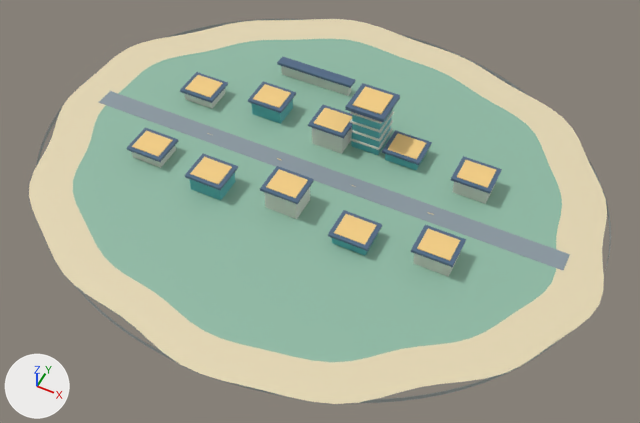
Before and after pictures for a commit that changed the glTF model frontend/public/models/east-island/near.glb.
The view is the same before and after, from a 50 mm camera at (3973.0, -1651.0, 1861.0) aimed at (3218.0, -141.0, -26.0). Lighting does not change. The marker at lower left points along +X, +Y and +Z. The older version comes first. Vertices at exactly the same position are counted once.

The first picture shows 'Batched Ink blue architecture', 'Batched Jade glass architecture', 'Batched Pale stone architecture', 'Batched Sun gold architecture', 'CoastCliff', 'EastIslandTerrain', 'Island avenue', 'Signal tower'.
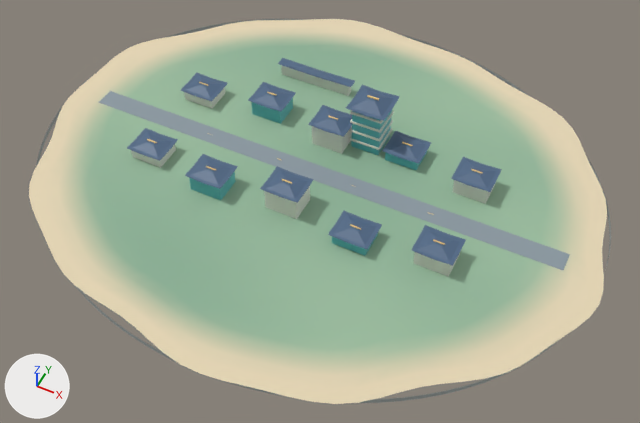
Boxes [x1, y1, x2, y2] around the edits, measured in the pictures (640 x 423 px; the box of a moved part takes in the faces that stretch with it):
'Batched Ink blue architecture', reshaped, moved
    before: [127, 56, 502, 267]
    after: [127, 58, 502, 266]
'Batched Sun gold architecture', reshaped, moved (8% narrower, 12% shorter)
    before: [132, 75, 496, 261]
    after: [147, 82, 483, 245]
part 1 of me_cube_015, added
    after: [181, 58, 502, 192]
part 2 of me_cube_015, added
    after: [127, 128, 466, 266]
part 3 of me_cube_015, deleted
    before: [180, 56, 502, 194]
part 4 of me_cube_015, deleted
    before: [127, 128, 466, 267]
part 5 of me_cube_016, moved or reshaped
    before: [352, 87, 394, 114]
    after: [367, 95, 379, 100]
part 6 of me_cube_016, moved or reshaped
    before: [185, 75, 223, 98]
    after: [199, 82, 208, 86]
part 7 of me_cube_016, moved or reshaped
    before: [253, 84, 291, 108]
    after: [267, 92, 277, 96]
part 8 of me_cube_016, moved or reshaped
    before: [314, 108, 352, 133]
    after: [328, 115, 338, 120]
part 9 of me_cube_016, moved or reshaped
    before: [387, 133, 426, 160]
    after: [402, 142, 413, 146]
part 10 of me_cube_016, moved or reshaped
    before: [457, 160, 496, 188]
    after: [471, 169, 483, 174]
part 11 of me_cube_016, moved or reshaped
    before: [132, 130, 173, 156]
    after: [147, 139, 157, 143]
part 12 of me_cube_016, moved or reshaped
    before: [190, 157, 232, 185]
    after: [206, 166, 216, 171]
part 13 of me_cube_016, moved or reshaped
    before: [266, 169, 308, 198]
    after: [282, 179, 292, 184]
part 14 of me_cube_016, moved or reshaped
    before: [334, 214, 377, 245]
    after: [350, 224, 361, 230]
part 15 of me_cube_016, moved or reshaped
    before: [417, 229, 460, 261]
    after: [433, 240, 445, 245]
part 16 of me_east_island_land_001, recoloured
    both: [73, 39, 562, 362]
part 17 of me_east_island_land_001, recoloured
    both: [61, 29, 582, 375]

What changed in the scene script:
```text
Add mat_painted_island_ground:
    mat_painted_island_ground = bpy.data.materials.new('Painted island ground')
    mat_painted_island_ground.use_nodes = True; mat_painted_island_ground.node_tree.nodes.clear()
    _N = mat_painted_island_ground.node_tree.nodes; _L = mat_painted_island_ground.node_tree.links
    n0 = _N.new('ShaderNodeBsdfPrincipled'); n0.name = 'Principled BSDF'
    n0.inputs[2].default_value = 1.0  # 'Roughness'
    n1 = _N.new('ShaderNodeOutputMaterial'); n1.name = 'Material Output'
    n2 = _N.new('ShaderNodeVertexColor'); n2.name = 'Color Attribute'
    _L.new(n0.outputs[0], n1.inputs[0])  # 'BSDF' to 'Surface'
    _L.new(n2.outputs[0], n0.inputs[0])  # 'Color' to 'Base Color'
Change me_cube_015:
    remove me_cube_015.from_pydata(...)  # 96 vertices, 144 faces; spans x -613.0..403.0, y -418.0..188.0, z -123.0..6.0
    add me_cube_015.from_pydata(...)  # 384 vertices, 648 faces; spans x 2627.0..3643.0, y -261.0..344.0, z 40.0..176.0
    me_cube_015 part 1: 224 vertices added at x 2627.0..3643.0, y 63.0..344.0, z 40.0..176.0
    me_cube_015 part 2: 160 vertices added at x 2627.0..3643.0, y -261.0..-129.0, z 40.0..93.0
    me_cube_015 part 3: 56 vertices removed from x -613.0..403.0, y -94.0..188.0, z -123.0..6.0
    me_cube_015 part 4: 40 vertices removed from x -613.0..403.0, y -418.0..-286.0, z -123.0..-75.0
Change me_cube_016:
    remove me_cube_016.from_pydata(...)  # 120 vertices, 180 faces; spans x -601.0..391.0, y -407.0..44.0, z -164.0..2.0
    add me_cube_016.from_pydata(...)  # 120 vertices, 180 faces; spans x -571.0..361.0, y -371.0..2.0, z -174.0..2.0
    me_cube_016 part 5: the loose piece of 8 vertices spanning x -45.0..45.0, y -44.0..44.0, z -2.0..2.0 is scaled about its middle by (0.4, 0.0568, 1)
    me_cube_016 part 6: the loose piece of 8 vertices spanning x -601.0..-509.0, y -83.0..-7.0, z -123.0..-121.0 is scaled about its middle by (0.348, 0.0526, 1), then moved by (0.0, 0.0, -1.0)
    me_cube_016 part 7: the loose piece of 8 vertices spanning x -376.0..-284.0, y -49.0..27.0, z -103.0..-101.0 is scaled about its middle by (0.348, 0.0526, 1), then moved by (0.0, 0.0, -1.0)
    me_cube_016 part 8: the loose piece of 8 vertices spanning x -151.0..-59.0, y -83.0..-7.0, z -83.0..-81.0 is scaled about its middle by (0.348, 0.0526, 1), then moved by (0.0, 0.0, -1.0)
    me_cube_016 part 9: the loose piece of 8 vertices spanning x 74.0..166.0, y -49.0..27.0, z -123.0..-121.0 is scaled about its middle by (0.348, 0.0526, 1), then moved by (0.0, 0.0, -1.0)
    me_cube_016 part 10: the loose piece of 8 vertices spanning x 299.0..391.0, y -83.0..-7.0, z -103.0..-101.0 is scaled about its middle by (0.348, 0.0526, 1), then moved by (0.0, 0.0, -1.0)
    me_cube_016 part 11: the loose piece of 8 vertices spanning x -601.0..-509.0, y -373.0..-297.0, z -123.0..-121.0 is scaled about its middle by (0.348, 0.0526, 1), then moved by (0.0, 0.0, -1.0)
    me_cube_016 part 12: the loose piece of 8 vertices spanning x -376.0..-284.0, y -407.0..-331.0, z -103.0..-101.0 is scaled about its middle by (0.348, 0.0526, 1), then moved by (0.0, 0.0, -1.0)
    me_cube_016 part 13: the loose piece of 8 vertices spanning x -151.0..-59.0, y -373.0..-297.0, z -83.0..-81.0 is scaled about its middle by (0.348, 0.0526, 1), then moved by (0.0, 0.0, -1.0)
    me_cube_016 part 14: the loose piece of 8 vertices spanning x 74.0..166.0, y -407.0..-331.0, z -123.0..-121.0 is scaled about its middle by (0.348, 0.0526, 1), then moved by (0.0, 0.0, -1.0)
    me_cube_016 part 15: the loose piece of 8 vertices spanning x 299.0..391.0, y -373.0..-297.0, z -103.0..-101.0 is scaled about its middle by (0.348, 0.0526, 1), then moved by (0.0, 0.0, -1.0)
    other edits to the shape of me_cube_016 do not show in these pictures
Change me_east_island_land_001:
    where me_east_island_land_001.from_pydata(...)  # 1921 vertices, 3744 faces; spans x 2300.0..4013.0, y -762.0..692.0, z 2.0..3.0
    me_east_island_land_001 part 16: all 3168 faces that had it switch from mat_moss_green (greyish green #90bca6) to mat_painted_island_ground
    me_east_island_land_001 part 17: all 576 faces that had it switch from mat_coastal_ivory (beige #e6d8b5) to mat_painted_island_ground
    me_east_island_land_001 part 18: vertex colours changed
Change ob_batched_ink_blue_architecture:
    ob_batched_ink_blue_architecture.location: (3240.0, 157.0, 159.0) -> (0.0, 0.0, 0.0)
Change ob_batched_sun_gold_architecture:
    ob_batched_sun_gold_architecture.location: (3240.0, 157.0, 167.0) -> (3240.0, 157.0, 177.0)
```
